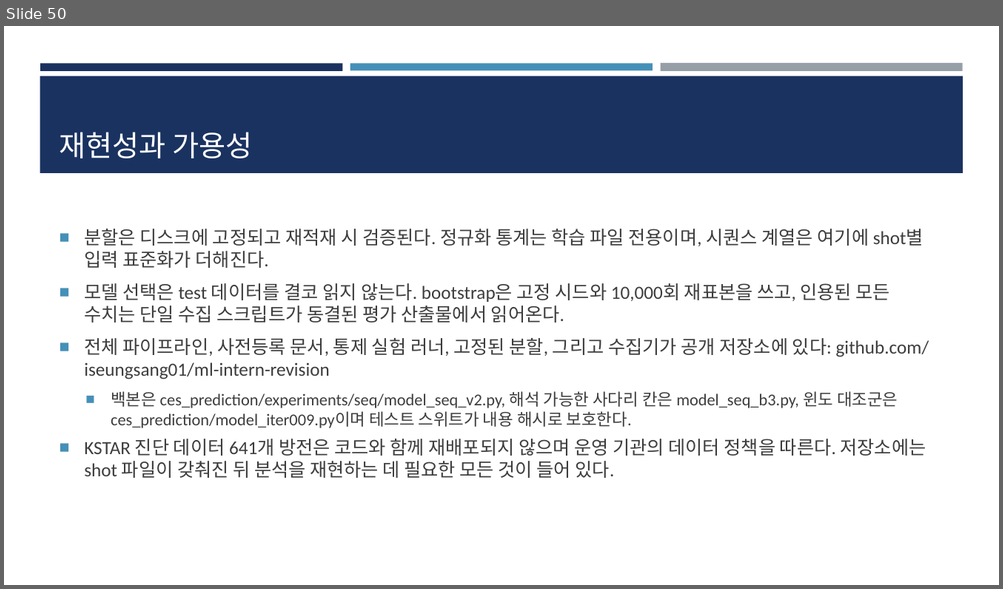
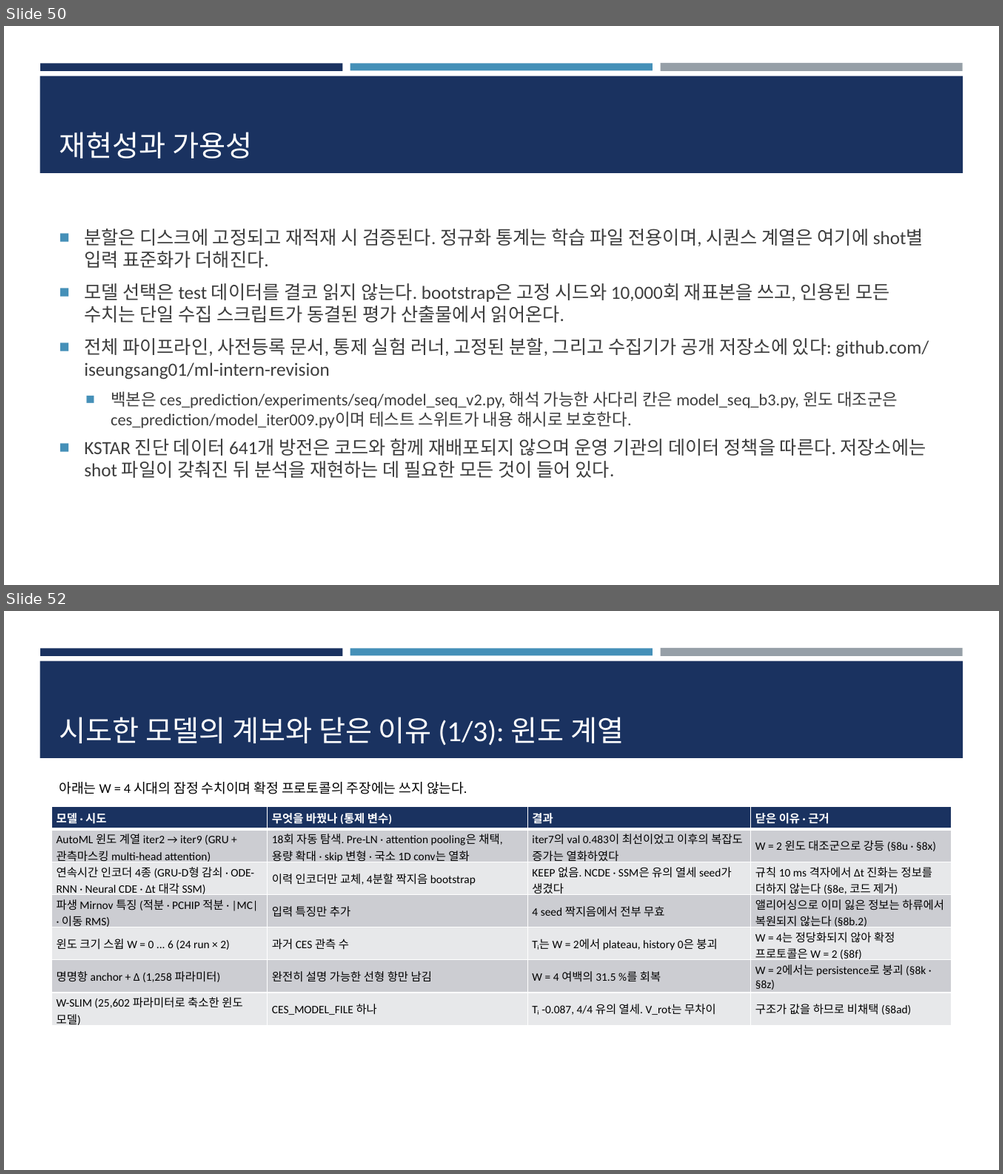
Before and after one commit to iseungsang01/ml-intern-revision, a slide deck: docs/presentation/KSTAR_CES_졸논정리_논문흐름.pptx. Shown one above the other, each under a label of ours: slide 50 before the commit, slides 50 and 52 after it; the slides between them are not shown. The pictures are 1003x589 and 1003x1174 pixels, drawn with LibreOffice and Linux fonts; fonts in the diff are those of the drawing. Boxes give left, top, right and bottom in pixels: in the first picture for what was removed or moved away, otherwise in the second. Text is boxed around its words. In the diff, an @@ line names an element or a change of style, - is before the commit and + after.

```diff
--- a/docs/presentation/KSTAR_CES_졸논정리_논문흐름.pptx
+++ b/docs/presentation/KSTAR_CES_졸논정리_논문흐름.pptx
@@ slide 52 added at (x1=4, y1=611, x2=999, y2=1170), background #FFFFFF; not listed: 4 template elements that a slide beside it also shows @@
@@ title added at (x1=60, y1=717, x2=623, y2=746), 28 pt, text #FFFFFF @@
+시도한 모델의 계보와 닫은 이유 (1/3): 윈도 계열
@@ text added at (x1=59, y1=782, x2=466, y2=795), 13 pt, text #000000 @@
+아래는 W = 4 시대의 잠정 수치이며 확정 프로토콜의 주장에는 쓰지 않는다.
@@ table added at (x1=52, y1=807, x2=951, y2=1028), 7 rows, 4 columns @@
+모델 · 시도 | 무엇을 바꿨나 (통제 변수) | 결과 | 닫은 이유 · 근거
+AutoML 윈도 계열 iter2 → iter9 (GRU + 관측마스킹 multi-head attention) | 18회 자동 탐색. Pre-LN · attention pooling은 채택, 용량 확대 · skip 변형 · 국소 1D conv는 열화 | iter7의 val 0.483이 최선이었고 이후의 복잡도 증가는 열화하였다 | W = 2 윈도 대조군으로 강등 (§8u · §8x)
+연속시간 인코더 4종 (GRU-D형 감쇠 · ODE-RNN · Neural CDE · Δt 대각 SSM) | 이력 인코더만 교체, 4분할 짝지음 bootstrap | KEEP 없음. NCDE · SSM은 유의 열세 seed가 생겼다 | 규칙 10 ms 격자에서 Δt 진화는 정보를 더하지 않는다 (§8e, 코드 제거)
+파생 Mirnov 특징 (적분 · PCHIP 적분 · |MC| · 이동 RMS) | 입력 특징만 추가 | 4 seed 짝지음에서 전부 무효 | 앨리어싱으로 이미 잃은 정보는 하류에서 복원되지 않는다 (§8b.2)
+윈도 크기 스윕 W = 0 ... 6 (24 run × 2) | 과거 CES 관측 수 | Tᵢ는 W = 2에서 plateau, history 0은 붕괴 | W = 4는 정당화되지 않아 확정 프로토콜은 W = 2 (§8f)
+명명항 anchor + Δ (1,258 파라미터) | 완전히 설명 가능한 선형 항만 남김 | W = 4 여백의 31.5 %를 회복 | W = 2에서는 persistence로 붕괴 (§8k · §8z)
+W-SLIM (25,602 파라미터로 축소한 윈도 모델) | CES_MODEL_FILE 하나 | Tᵢ -0.087, 4/4 유의 열세. V_rot는 무차이 | 구조가 값을 하므로 비채택 (§8ad)
```
Also in this commit, not shown: 8 other slides added, 8 other files.
